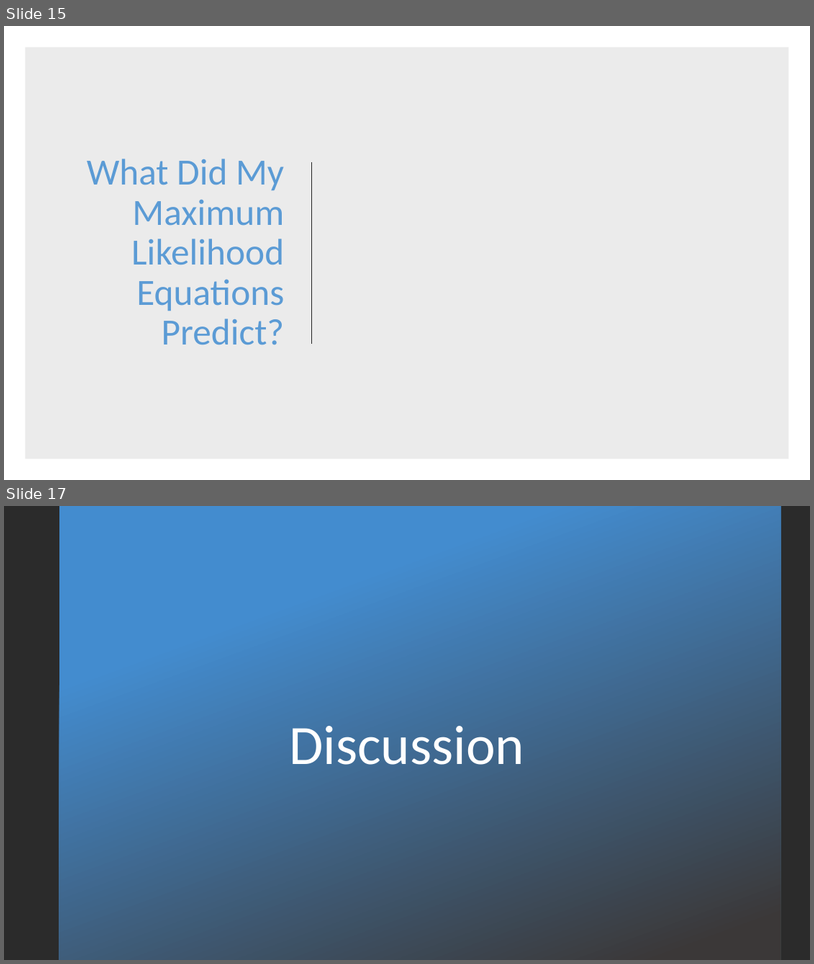
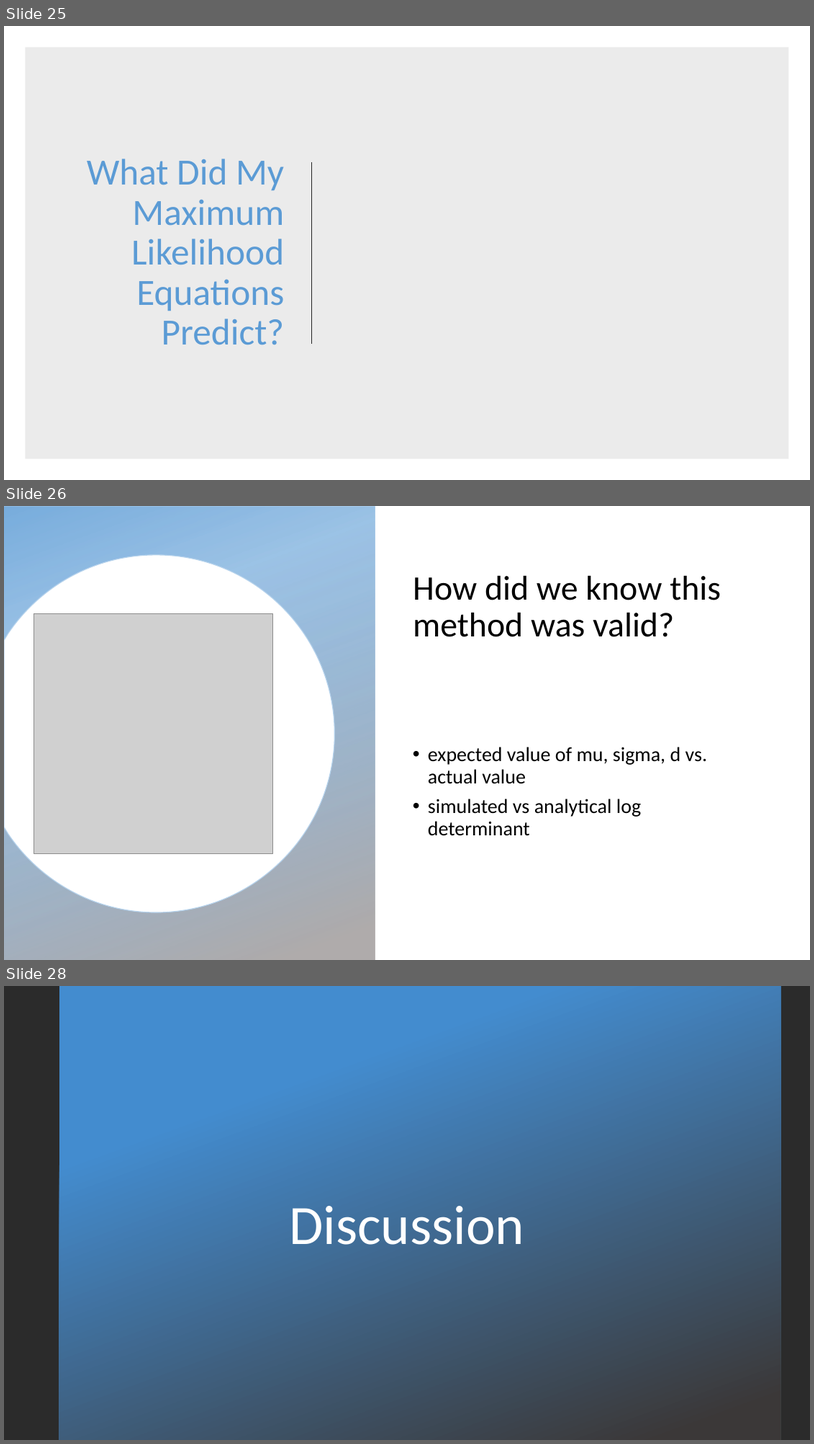
Before and after one commit to ndorilas2014/RMTProject, a slide deck: Presentation(RMT).pptx. Shown one above the other, each under a label of ours: slides 15 and 17 before the commit, slides 25, 26 and 28 after it; the slides between them are not shown. The pictures are 814x964 and 814x1444 pixels, drawn with LibreOffice and Linux fonts; fonts in the diff are those of the drawing; grey boxes stand for pictures; background and template pictures are left out; a plain dark background stands for a picture behind light text. Boxes give left, top, right and bottom in pixels: in the first picture for what was removed or moved away, otherwise in the second. Text is boxed around its words. In the diff, an @@ line names an element or a change of style, - is before the commit and + after.

```diff
--- a/Presentation(RMT).pptx
+++ b/Presentation(RMT).pptx
@@ slide 26 added at <box>4,506,810,960</box>, background picture (left out) @@
@@ rectangle added at <box>4,506,376,960</box>, fill gradient #5B9BD5 to #AFABAB @@
@@ freeform shape added at <box>4,555,335,913</box>, fill #FFFFFF, outline #C5C3C3 1 pt @@
@@ title added at <box>413,575,721,637</box>, 41 pt, text #000000 @@
+How did we know this method was valid?
@@ picture added at <box>34,614,273,853</box> @@
@@ text added at <box>428,746,708,836</box>, 24 pt, text #000000 @@
+• expected value of mu, sigma, d vs. actual value
+• simulated vs analytical log determinant
@@ what was slide 15 is now slide 25 @@
@@ what was slide 17 is now slide 28 @@
```
Also in this commit, not shown: 6 slides changed, 12 other slides added, 2 slides removed, 17 other files.
